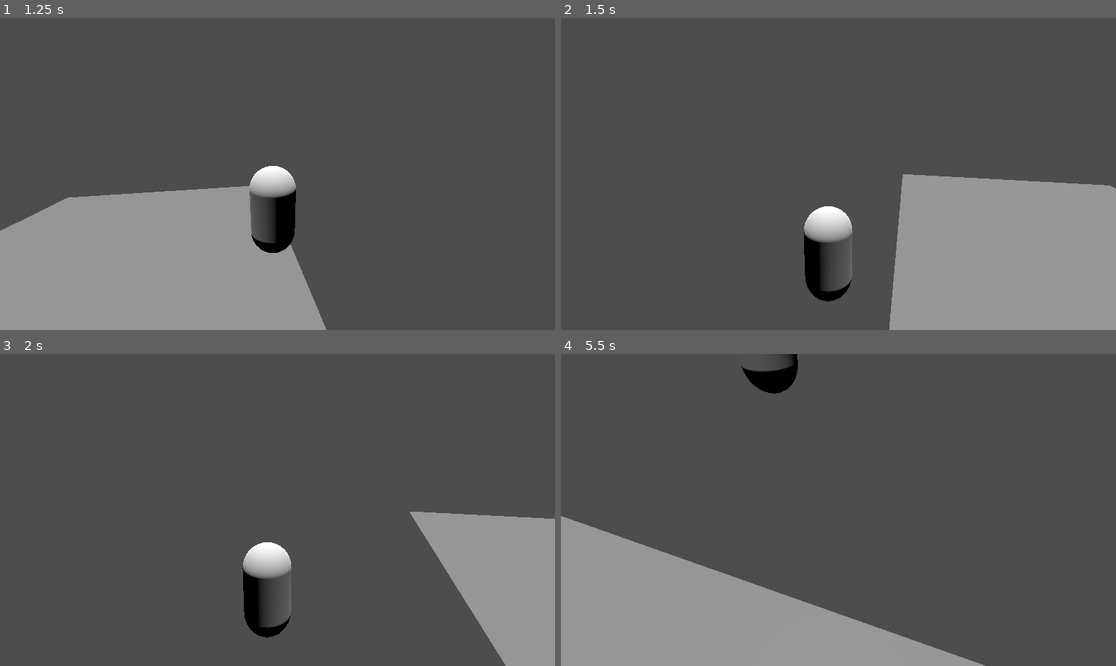
Above: before the commit, frames 1-4 (two rows, left to right).
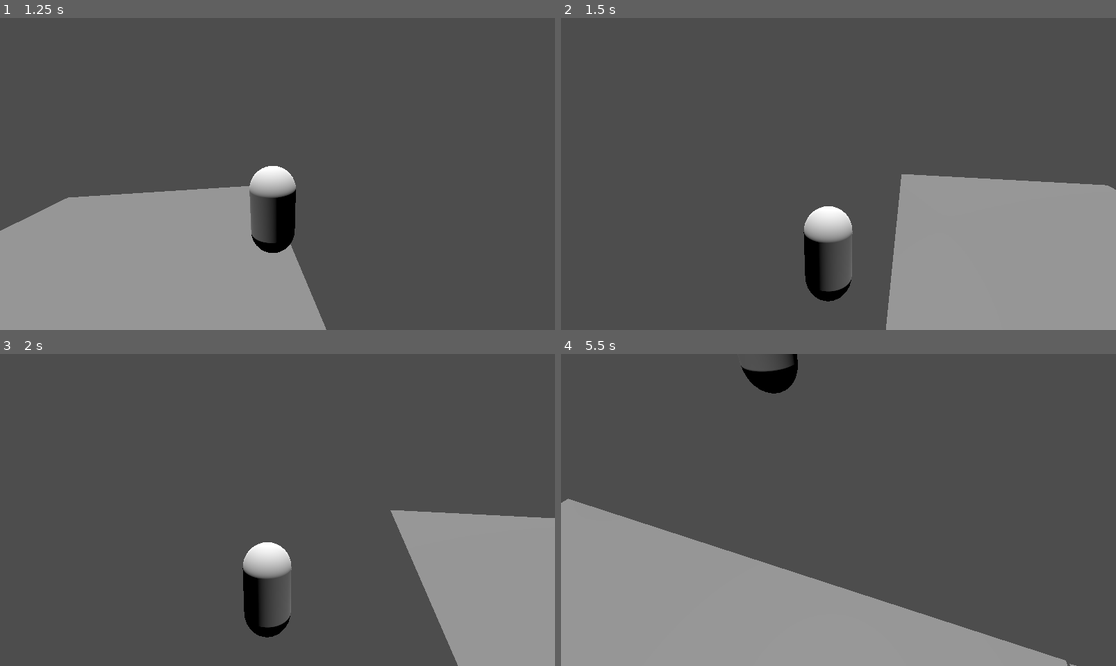
Above: after the commit, the same moments.

Repository: xmamalou/firefly
Game: Godot game, scene res://levels/test_level.tscn
Two runs of this game, one before a commit and one after it. Both use one fixed random seed, a clock stepped at 60 frames per second and the inputs below. The project has no main scene, so this scene is started directly.
Inputs (mouse positions are in pixels of both pictures, inside the frame that each line leads up to):
- Up to frame 1 (1.25 s): tap Enter at 0.5 s; move the mouse to (305, 174) at 0.52 s; hold D (move_right) from 0.53 s (still down); hold Space (jump) from 0.53 s (still down)
- Up to frame 2 (1.5 s): move the mouse to (810, 174) at 1.27 s; release D (move_right) at 1.28 s; release Space (jump) at 1.28 s; hold S (move_back) from 1.28 s (still down); tap W (move_front) at 1.35 s
- Up to frame 3 (2 s): keep holding S (move_back); tap Space (jump) at 1.52, 1.55, 1.82 s
- Up to frame 4 (5.5 s): move the mouse to (849, 503) at 2.02 s; release S (move_back) at 2.03 s; hold Space (jump) 2.03-2.78 s; hold D (move_right) 2.03-3.53 s; move the mouse to (832, 516) at 2.77 s; tap W (move_front) at 2.85, 4.35 s; tap Space (jump) at 3.02, 3.05, 3.32, 4.52, 4.55, 4.82 s; tap Enter at 3.5 s; move the mouse to (877, 513) at 3.52 s; hold Space (jump) 3.53-4.28 s; hold A (move_left) 3.53-5.03 s; move the mouse to (794, 506) at 4.27 s; move the mouse to (844, 510) at 5.02 s; hold S (move_back) from 5.03 s (still down); hold Space (jump) from 5.03 s (still down)

Frame 1 is identical in both runs. In frame 2, 0.2% of the frame differs, in the area x 58-100%, y 50-100%; in frame 3, 3.0%; in frame 4, 7.1%, in the area x 0-93%, y 46-100%.
Error after the commit: Invalid access to property or key 'position' on a base object of type 'Nil'. (res://scripts/objects/player.gd:32)

Commit message:
Refactored code

Diff:
--- a/scripts/objects/player.gd
+++ b/scripts/objects/player.gd
@@ -1,28 +1,35 @@
 class_name Player
 extends CharacterBody3D
+## A class representing a player controllable by the user
+##
+## [b]Player[/b] is a class representing a player that can move around and jump.
+## They have a spawnpoint they spawn from when the game starts or they get killed
+## and they are affected by gravity
 
+## A signal emitted when the player changes speed, used for debugging purposes
+signal speed_changed(old_speed: Vector3, new_speed: Vector3)
+
+#region Exports
 @export_category("Movement")
-@export_range(1, 40)
-var ground_speed: int = 10 ## Specifies the speed of the player when moving on the ground, in [code]meters/sec[/code]
-@export_range(1, 10)
-var vertical_speed: int = 2 ## specifies the speed of the player when jumping, in [code]meters/sec[/code]
-@export_range(1, 10, 1)
-var gravity_pull: int = 10 ## Specifies the strength of a homogenous gravitational field pulling "down", in [code]meters/sec^2[/code]
-
-# Public variables
-var spawn_point: Node3D ## Specifies a spawn point for the player, in case they are killed
+@export_range(1, 40, 1, "suffix:m/sec") var ground_speed: int = 10 ## Specifies the speed of the player when moving on the ground, in SI units
+@export_range(1, 10, 1, "suffix:m/sec") var vertical_speed: int = 2 ## Specifies the speed of the player when jumping, in SI units
+@export_range(1, 10, 1, "suffix:m/sec^2") var gravity_pull: int = 10 ## Specifies the strength of a homogenous gravitational field pulling "down", in SI units
+@export var spawn_point: Node3D ## Specifies a spawn point for the player, in case they are killed
+#endregion
 
 # Private variables
 #var _tolerance_margin: float = 0.05 ## Specifes a margin where the player is considered to move "practically" orthogonally to a collision object
 
-# Onready variables
-@onready var camera := $center/camera as PlayerCamera
-@onready var center := $center as Node3D
-@onready var mesh := $mesh as MeshInstance3D
+#region Onready variables
+@onready var camera := $center/camera as PlayerCamera ## The camera the player controls
+@onready var center := $center as Node3D ## The center that the camera follows
+@onready var mesh := $mesh as MeshInstance3D ## The mesh representing the player
+#endregion
 
 # Called when the node enters the scene tree for the first time.
 func _ready() -> void:
 	Input.mouse_mode = Input.MOUSE_MODE_CAPTURED
+	self.position = self.spawn_point.position
 
 
 # Called every frame. 'delta' is the elapsed time since the previous frame.
@@ -31,6 +38,9 @@
 
 
 func _physics_process(delta: float) -> void:
+	# We track the old velocity for the signal to be emitted
+	var old_velocity := self.velocity
+
 	var displacement := Vector3(0, 0, 0)
 	# Displacement due to ground speed and gravity
 	displacement = self.velocity*delta - 0.5*self.gravity_pull*delta**2*Vector3(0, 1, 0)
@@ -40,18 +50,23 @@
 	var collision: KinematicCollision3D = self.move_and_collide(displacement)
 	# Player collides with something
 	if collision:
+		# Kill plane
+		if (collision.get_collider() as Node3D).is_in_group("kill"):
+			self.velocity = Vector3(0, 0, 0)
+			self.position = (
+					self.spawn_point.position if self.spawn_point
+					else Vector3(0, 0, 0))
 		# Player cannot move downwards anymore
-		# TODO: Allow player to fall if not falling *on* ground
+		# FIXME: Allow player to fall if not falling *on* ground
 		# TODO: Maybe add bounce as well - instead of zeroing, sets velocity to some amount
 		self.velocity.y = 0
 		# Player is on the ground - they can walk around and perform a jump
 		if (collision.get_collider() as Node3D).is_in_group("ground"):
 			# Vectors on the xz plane
-			var front_vector := (center.position - Vector3(
-					camera.position.x,
-					center.position.y,
-					camera.position.z)).normalized()
-			var _normal := collision.get_normal()
+			var front_vector := (self.center.position - Vector3(
+					self.camera.position.x,
+					self.center.position.y,
+					self.camera.position.z)).normalized()
 			var perp_vector := front_vector.cross(collision.get_normal()).normalized()
 			var plane_front_vector := perp_vector.cross(collision.get_normal()).normalized()
 			# Movement on the ground
@@ -65,15 +80,17 @@
 			# Jump
 			if Input.is_action_pressed("jump"):
 				self.velocity.y = self.vertical_speed
-		# Kill plane
-		if (collision.get_collider() as Node3D).is_in_group("kill"):
-			self.velocity = Vector3(0, 0, 0)
-			self.position = self.spawn_point.position if self.spawn_point \
-					else Vector3(0, 0, 0)
 	else:
-		pass
+		# Player shouldn't move, but they should be able to break
+		if Input.is_action_pressed("move_back"):
+			self.velocity.x *= 0.99
+			self.velocity.z *= 0.99
+
+	speed_changed.emit(old_velocity, self.velocity)
+
 
 func _input(event: InputEvent) -> void:
-	 # Exit the game
-	if event is InputEventKey and (event as InputEventKey).is_action_pressed("quit"):
-		self.get_tree().quit()
+	if event is InputEventKey:
+		match (event as InputEventKey).as_text_key_label():
+			"Escape":
+				self.get_tree().quit()
